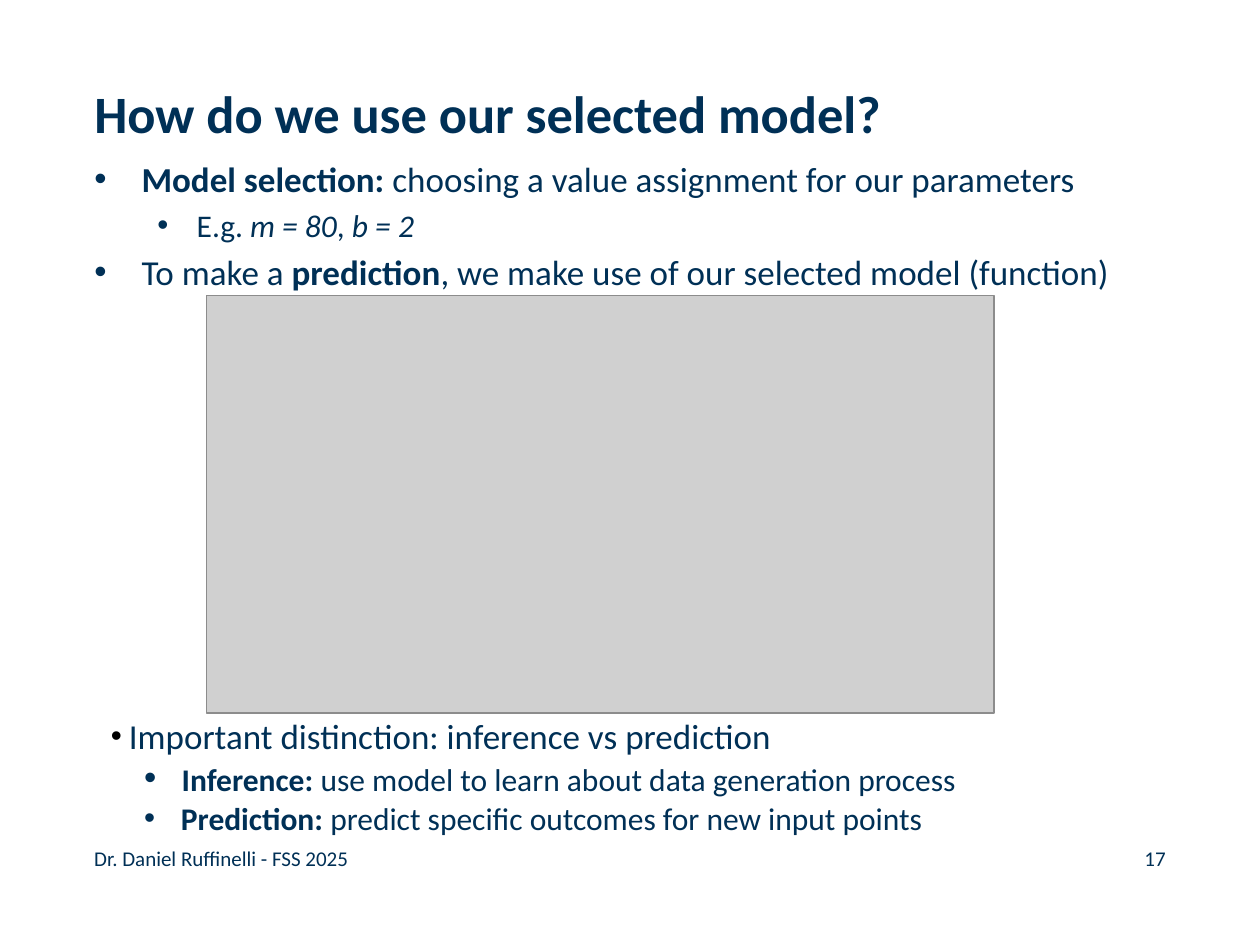
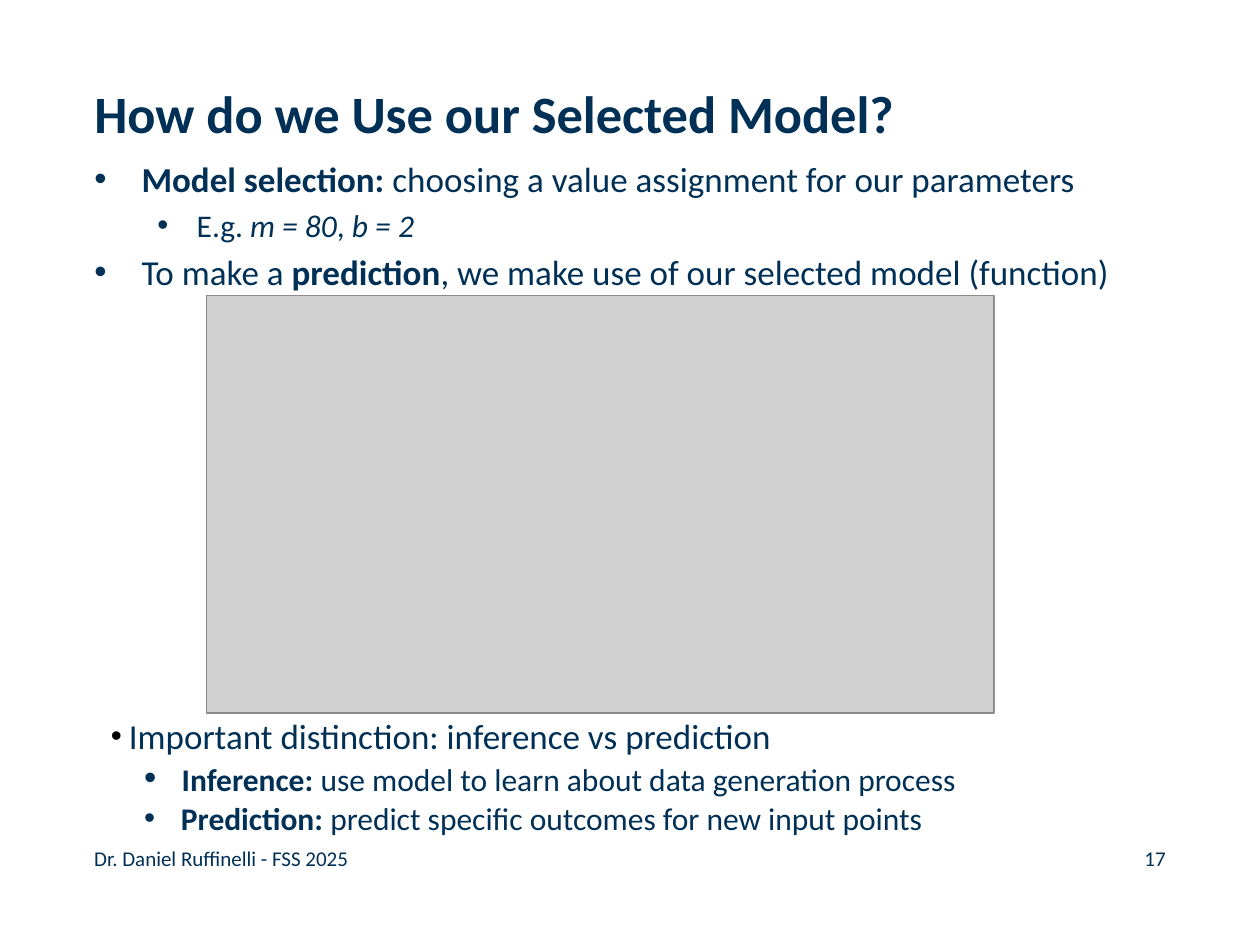
Before and after one commit to rufex2001/teaching_llms, a slide deck: slide 17 of lectures/02_ml_dl_word_embeddings/02_ml_dl_word_embeddings.pptx. Drawn at 1260x945 pixels with LibreOffice and Linux fonts; fonts in the diff are those of the drawing; grey boxes stand for pictures; background and template pictures are left out. Boxes give left, top, right and bottom in pixels: in the first picture for what was removed or moved away, otherwise in the second. Text is boxed around its words. In the diff, an @@ line names an element or a change of style, - is before the commit and + after.

```diff
--- a/lectures/02_ml_dl_word_embeddings/02_ml_dl_word_embeddings.pptx
+++ b/lectures/02_ml_dl_word_embeddings/02_ml_dl_word_embeddings.pptx
@@ title at bbox=[94, 96, 894, 134]: text changed @@
-How do we use our selected model?
+How do we Use our Selected Model?
```
Also in this commit, not shown: 14 other slides changed, 1 other file.
